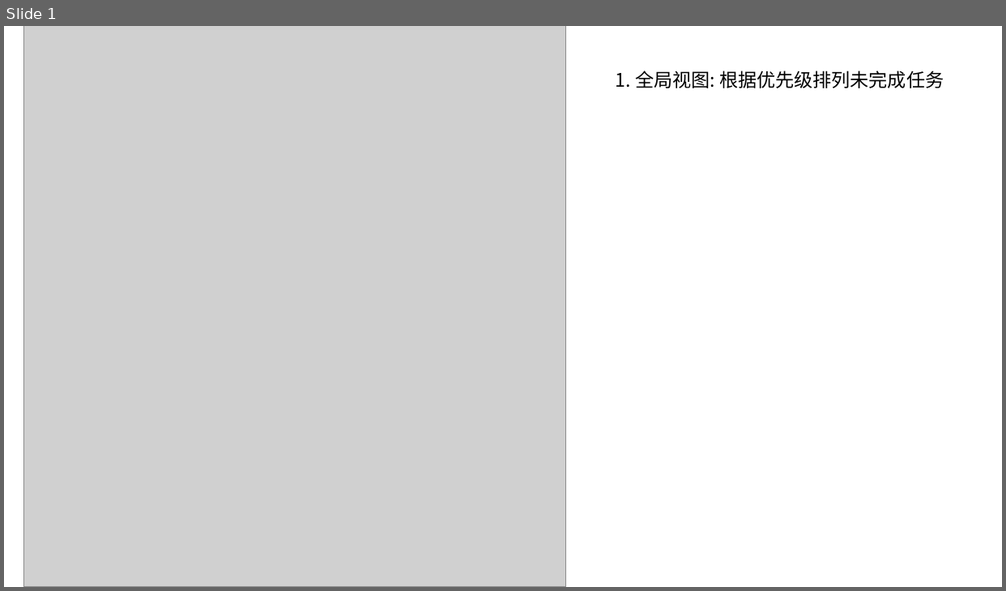
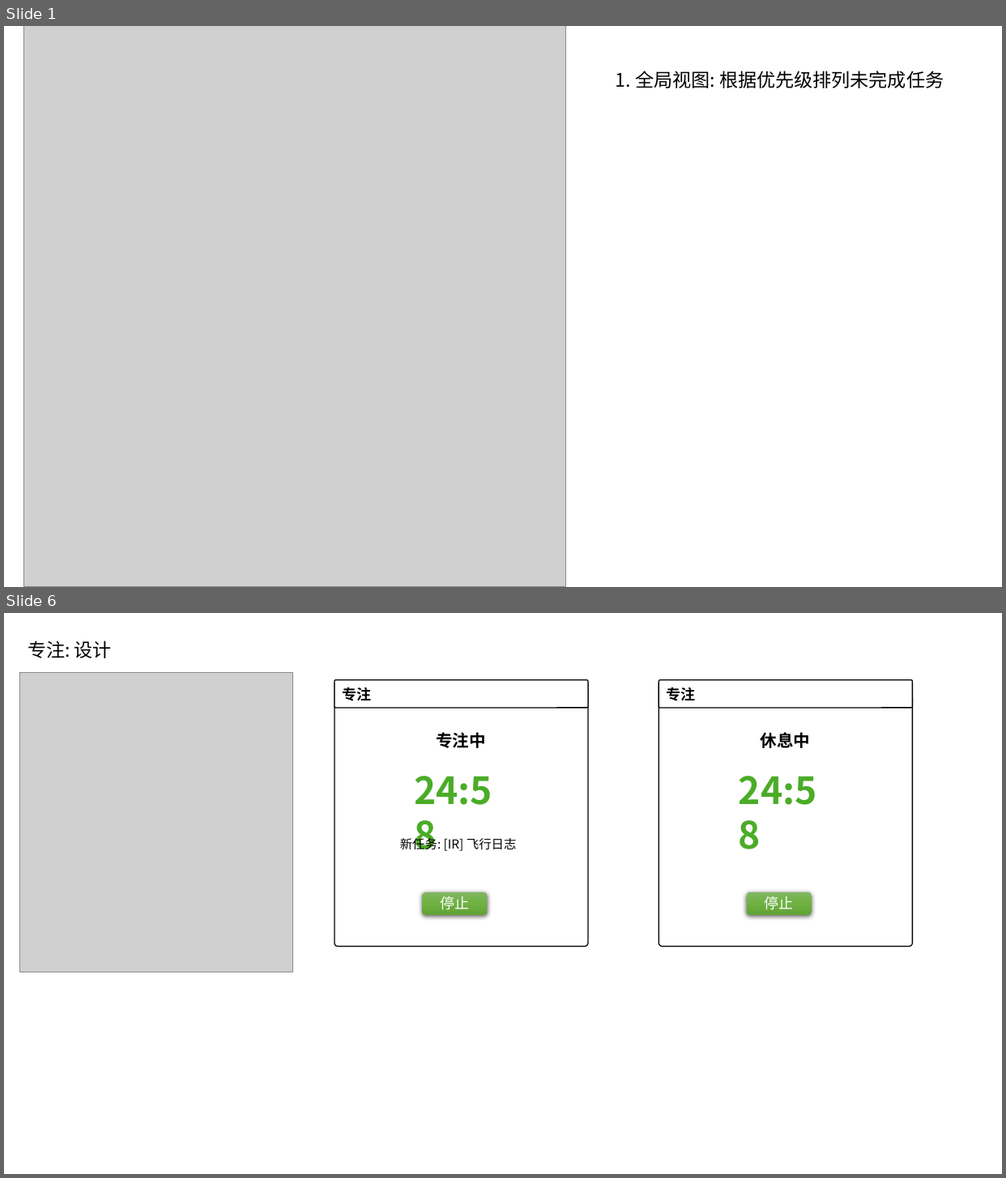
Before and after one commit to featzhang/flake-todo, a slide deck: docs/design/design-20210219.pptx. Shown one above the other, each under a label of ours: slide 1 before the commit, slides 1 and 6 after it; the slides between them are not shown. The pictures are 1006x591 and 1006x1178 pixels, drawn with LibreOffice and Linux fonts; fonts in the diff are those of the drawing; grey boxes stand for pictures. Boxes give left, top, right and bottom in pixels: in the first picture for what was removed or moved away, otherwise in the second. Text is boxed around its words. In the diff, an @@ line names an element or a change of style, - is before the commit and + after.

```diff
--- a/docs/design/design-20210219.pptx
+++ b/docs/design/design-20210219.pptx
@@ slide 6 added at box(4, 613, 1002, 1174), background #FFFFFF @@
@@ text added at box(27, 641, 112, 658), 18 pt, text #000000 @@
+专注: 设计
@@ picture added at box(20, 673, 293, 973) @@
@@ rounded rectangle added at box(335, 680, 589, 947), fill #FFFFFF, outline #000000 1 pt @@
@@ rounded rectangle added at box(335, 680, 589, 708), fill #FFFFFF, outline #000000 1 pt, 14 pt, text #000000, bold @@
+专注
@@ rounded rectangle added at box(659, 680, 913, 947), fill #FFFFFF, outline #000000 1 pt @@
@@ rounded rectangle added at box(659, 680, 913, 708), fill #FFFFFF, outline #000000 1 pt, 14 pt, text #000000, bold @@
+专注
@@ text added at box(437, 732, 486, 748), 16 pt, text #000000, bold @@
+专注中
@@ text added at box(761, 732, 810, 748), 16 pt, text #000000, bold @@
+休息中
@@ text added at box(414, 776, 492, 805), 36 pt, text #4BAC27, bold @@
+24:58
@@ text added at box(739, 776, 817, 805), 36 pt, text #4BAC27, bold @@
+24:58
@@ text added at box(400, 836, 517, 851), 12 pt, text #000000 @@
+新任务: [IR] 飞行日志
@@ rounded rectangle added at box(423, 892, 488, 914), fill gradient #81B861 to #6FB242 to #62A336, 14 pt, text #FFFFFF @@
+停止
@@ rounded rectangle added at box(747, 892, 812, 914), fill gradient #81B861 to #6FB242 to #62A336, 14 pt, text #FFFFFF @@
+停止
```
Also in this commit, not shown: 1 slide changed, 6 other slides added, 2 slides removed, 31 other files.
